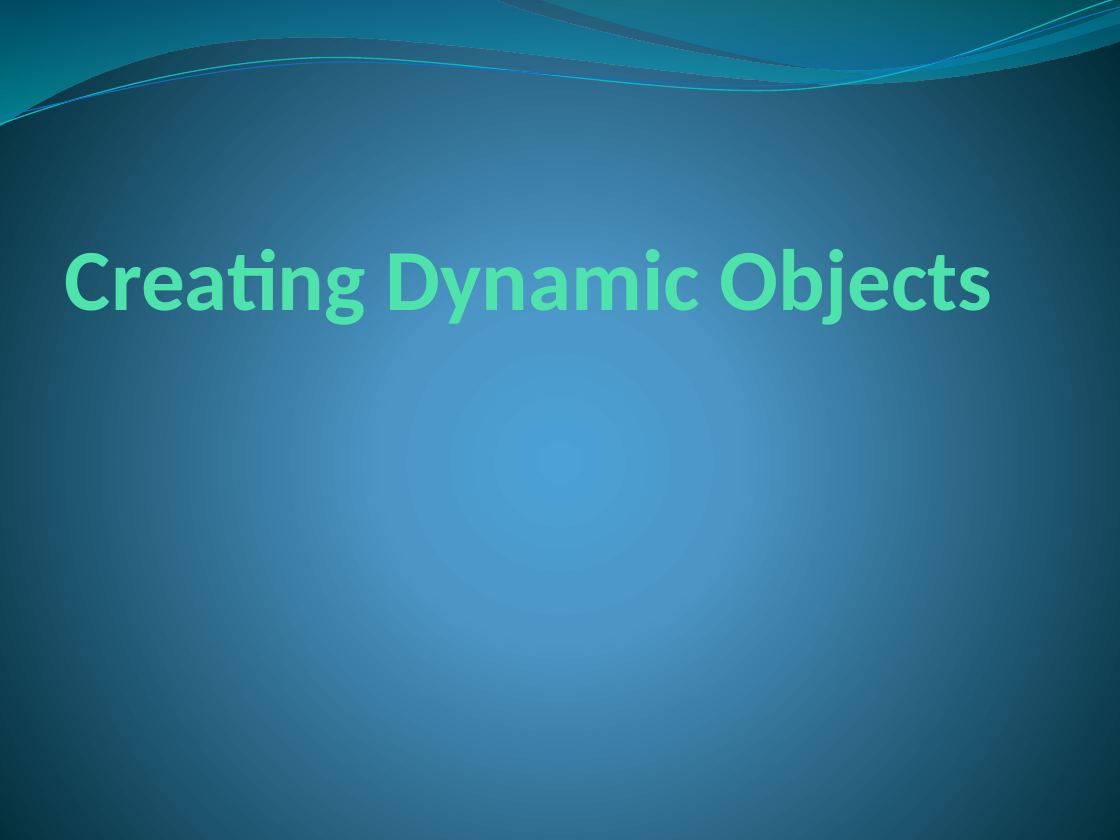
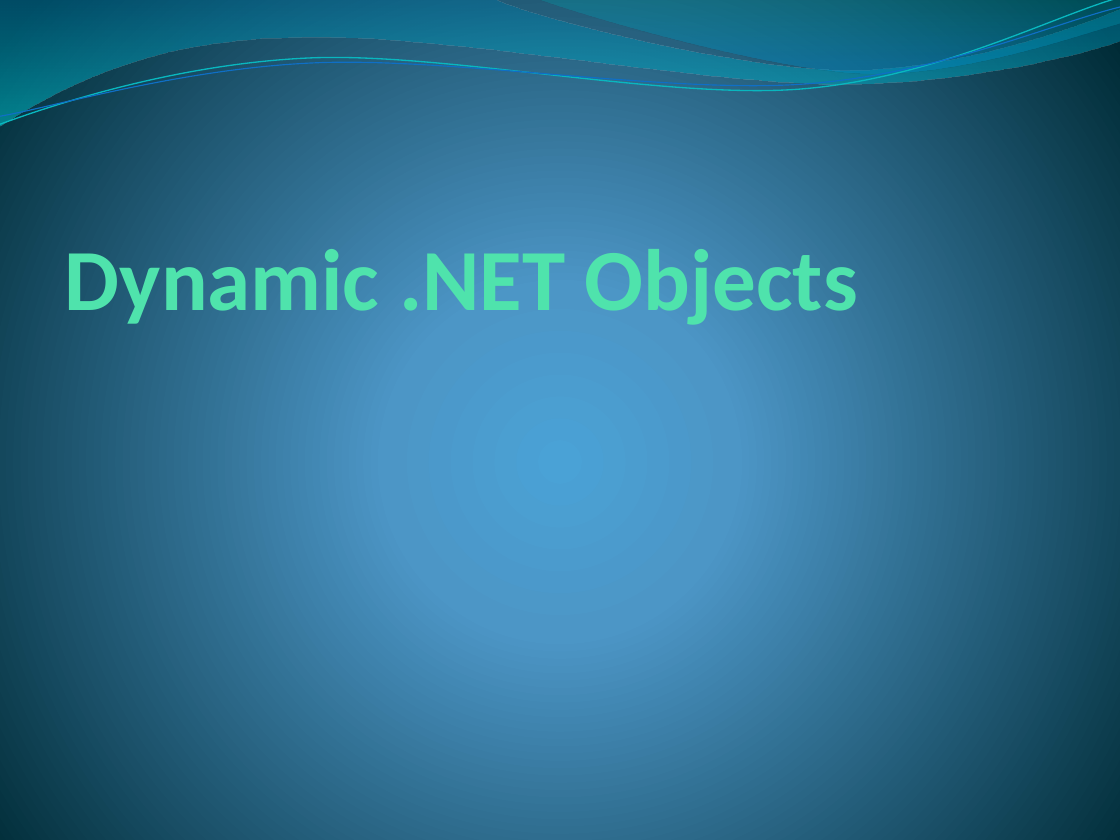
Before and after one commit to dahlbyk/Presentations, a slide deck: slide 31 of DLR/KDahlby.201006.KCDC.DLR.pptx (slide 30 before the commit). Drawn at 1120x840 pixels with LibreOffice and Linux fonts; fonts in the diff are those of the drawing. Boxes give left, top, right and bottom in pixels: in the first picture for what was removed or moved away, otherwise in the second. Text is boxed around its words. In the diff, an @@ line names an element or a change of style, - is before the commit and + after.

```diff
--- a/DLR/KDahlby.201006.KCDC.DLR.pptx
+++ b/DLR/KDahlby.201006.KCDC.DLR.pptx
@@ title at <box>65,238,858,331</box>: text changed @@
-Creating Dynamic Objects
+Dynamic .NET Objects
```
Also in this commit, not shown: 29 other slides changed, 1 slide added.
